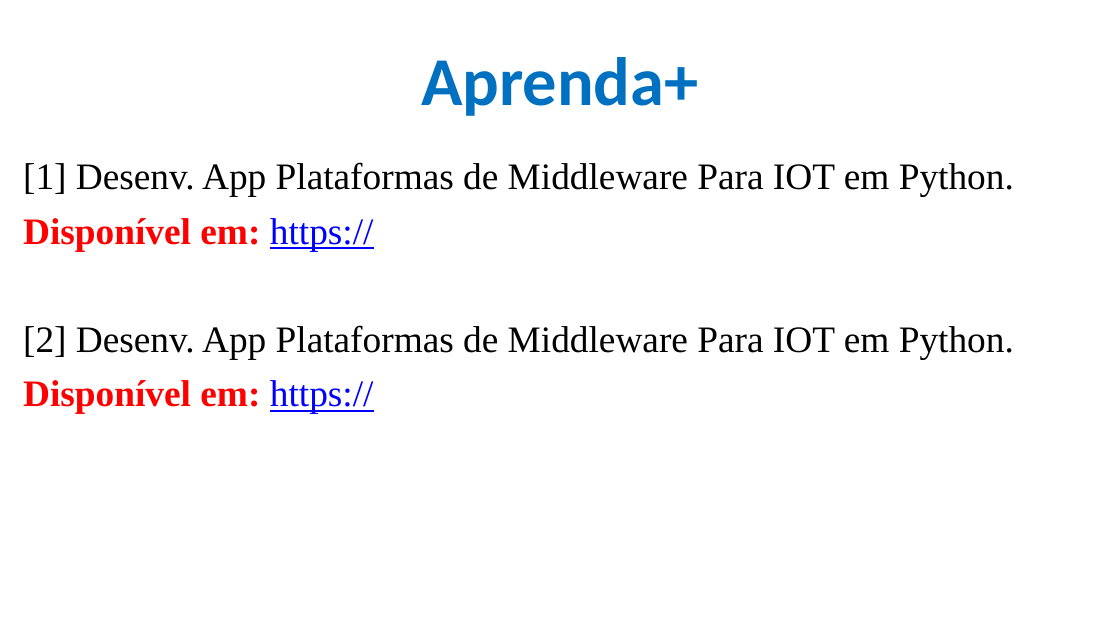
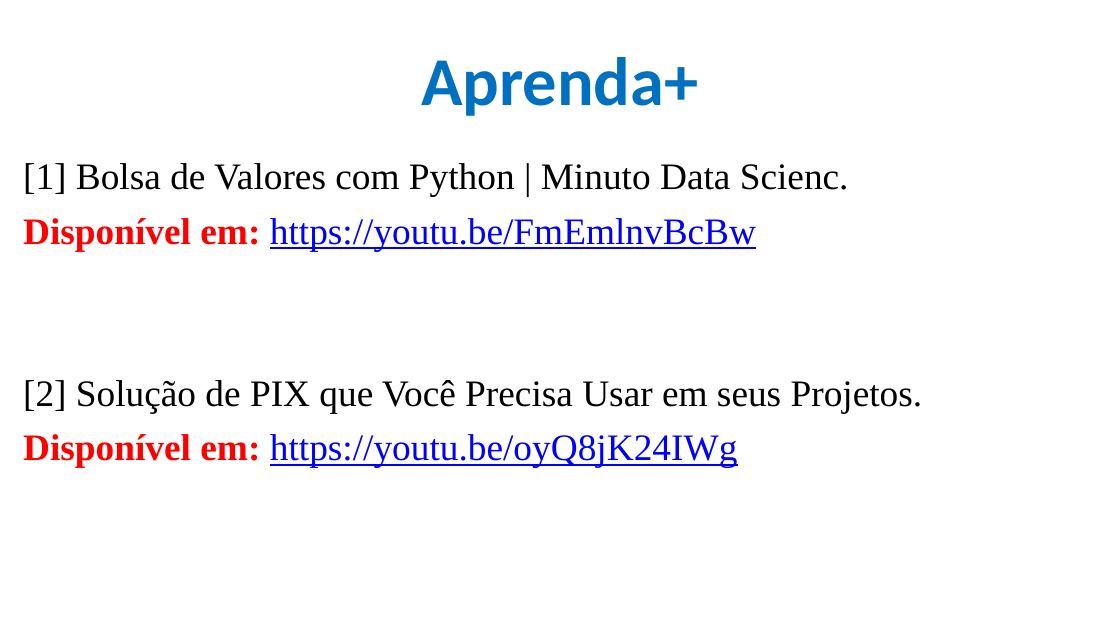
Before and after one commit to CloudEducationBrazil/WydenArea1AplicacaoCloudIndustria40Python, a slide deck: slide 20 of 01 Classes/Aula 07 - Aplicação Cloud Indústria 40 Python IoT Plataforma Outras Soluções.pptx (slide 5 before the commit). Drawn at 1120x630 pixels with LibreOffice and Linux fonts; fonts in the diff are those of the drawing; background and template pictures are left out. Boxes give left, top, right and bottom in pixels: in the first picture for what was removed or moved away, otherwise in the second. Text is boxed around its words. In the diff, an @@ line names an element or a change of style, - is before the commit and + after.

Commit message:
Aula 07 Python IoT 16042023

```diff
--- a/01 Classes/Aula 07 - Aplicação Cloud Indústria 40 Python IoT Plataforma Outras Soluções.pptx
+++ b/01 Classes/Aula 07 - Aplicação Cloud Indústria 40 Python IoT Plataforma Outras Soluções.pptx
@@ text at box(23, 163, 923, 467): text changed @@
-[1] Desenv. App Plataformas de Middleware Para IOT em Python.
-Disponível em: https://
-[2] Desenv. App Plataformas de Middleware Para IOT em Python.
-Disponível em: https://
+[1] Bolsa de Valores com Python | Minuto Data Scienc.
+Disponível em: https://youtu.be/FmEmlnvBcBw
+[2] Solução de PIX que Você Precisa Usar em seus Projetos.
+Disponível em: https://youtu.be/oyQ8jK24IWg
```
Also in this commit, not shown: 3 other slides changed, 16 slides added, 1 slide removed, 2 other files.
